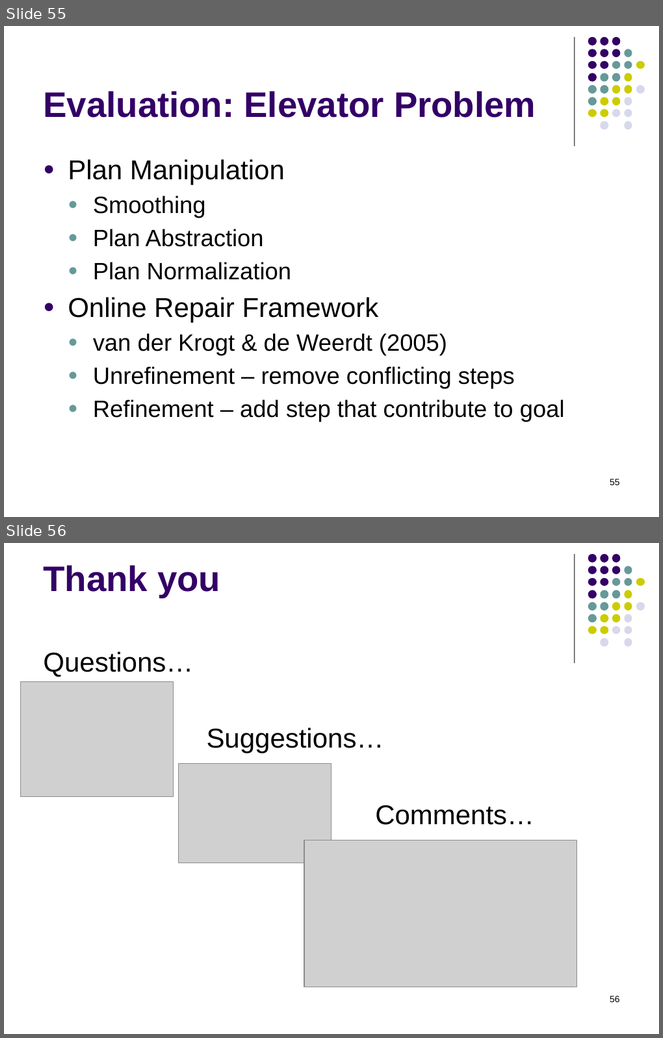
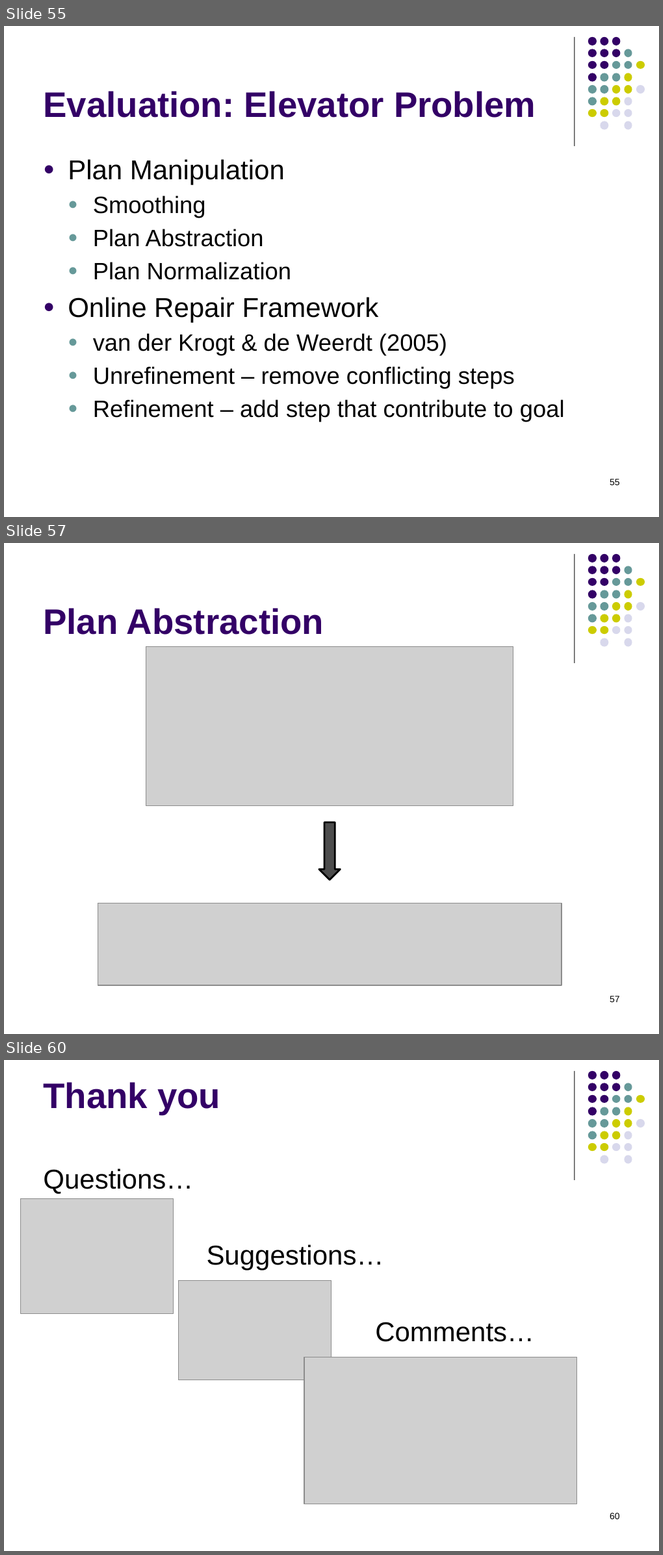
Before and after one commit to RobertHolderIII/dissertation, a slide deck: doc/defense-Dec2015.pptx. Shown one above the other, each under a label of ours: slides 55 and 56 before the commit, slides 55, 57 and 60 after it; the slides between them are not shown. The pictures are 663x1038 and 663x1555 pixels, drawn with LibreOffice and Linux fonts; fonts in the diff are those of the drawing; grey boxes stand for pictures. Boxes give left, top, right and bottom in pixels: in the first picture for what was removed or moved away, otherwise in the second. Text is boxed around its words. In the diff, an @@ line names an element or a change of style, - is before the commit and + after.

Commit message:
added plan abstraction and normalization

```diff
--- a/doc/defense-Dec2015.pptx
+++ b/doc/defense-Dec2015.pptx
@@ slide 57 added at (4, 543, 659, 1034), background #FFFFFF; not listed: 32 template elements that a slide beside it also shows @@
@@ title added at (43, 608, 324, 635), 39 pt, text #330066, bold @@
+Plan Abstraction
@@ picture added at (146, 646, 514, 806) @@
@@ right arrow added at (319, 822, 340, 880), fill #4D4D4D, outline #000000 2 pt @@
@@ picture added at (98, 903, 562, 986) @@
@@ page number added at (610, 996, 620, 1003), 10 pt, text #000000 @@
+57
@@ what was slide 56 is now slide 60 @@
@@ page number at (610, 1513, 620, 1520): text changed @@
-56
+60
```
Also in this commit, not shown: 3 other slides added.
